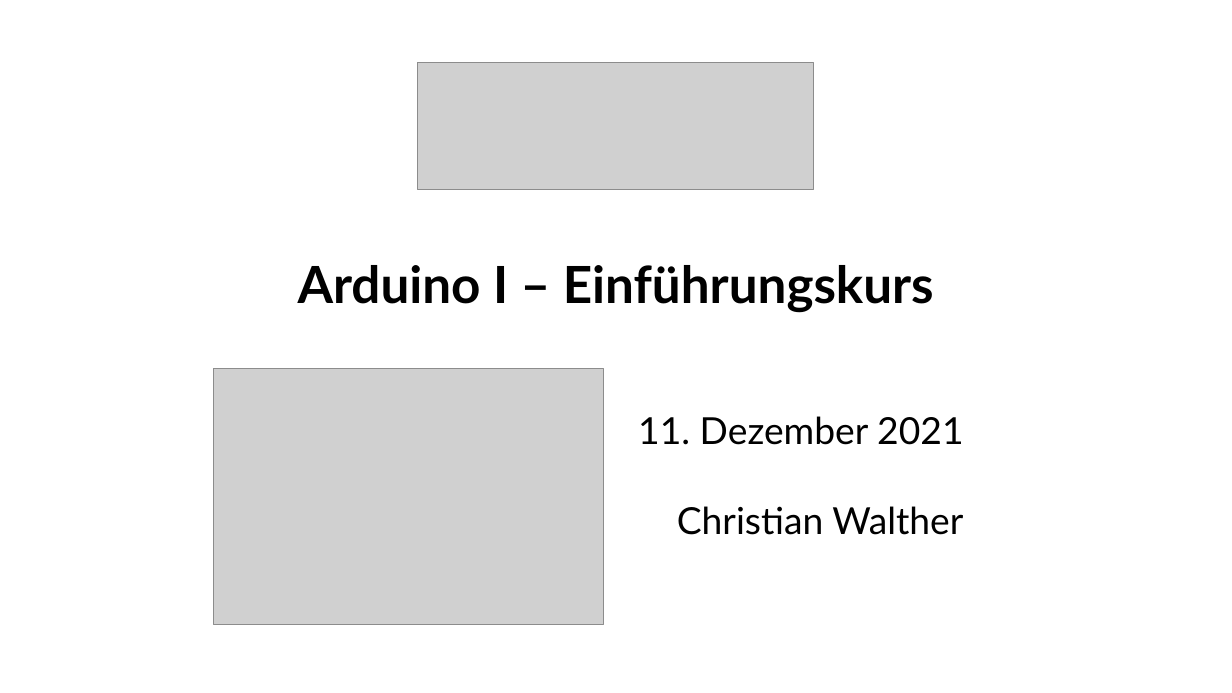
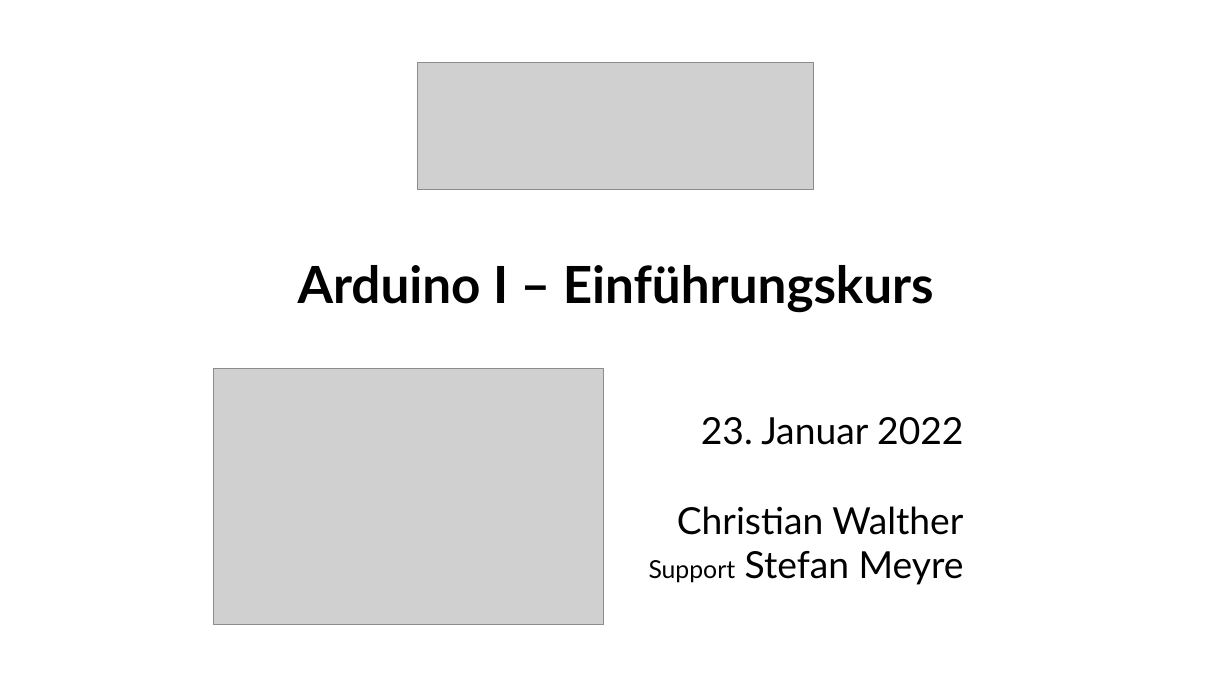
Before and after one commit to fablabwinti/workshop-arduino-1, a slide deck: slide 1 of ArduinoI.odp. Drawn at 1232x693 pixels with LibreOffice and Linux fonts; fonts in the diff are those of the drawing; grey boxes stand for pictures. Boxes give left, top, right and bottom in pixels: in the first picture for what was removed or moved away, otherwise in the second. Text is boxed around its words. In the diff, an @@ line names an element or a change of style, - is before the commit and + after.

```diff
--- a/ArduinoI.odp
+++ b/ArduinoI.odp
@@ text at (701, 417, 963, 445): text changed @@
-11. Dezember 2021
+23. Januar 2022
@@ text at (649, 551, 964, 585): paragraph added @@
+Support Stefan Meyre
```
Also in this commit, not shown: 1 other slide changed, 1 other file.
